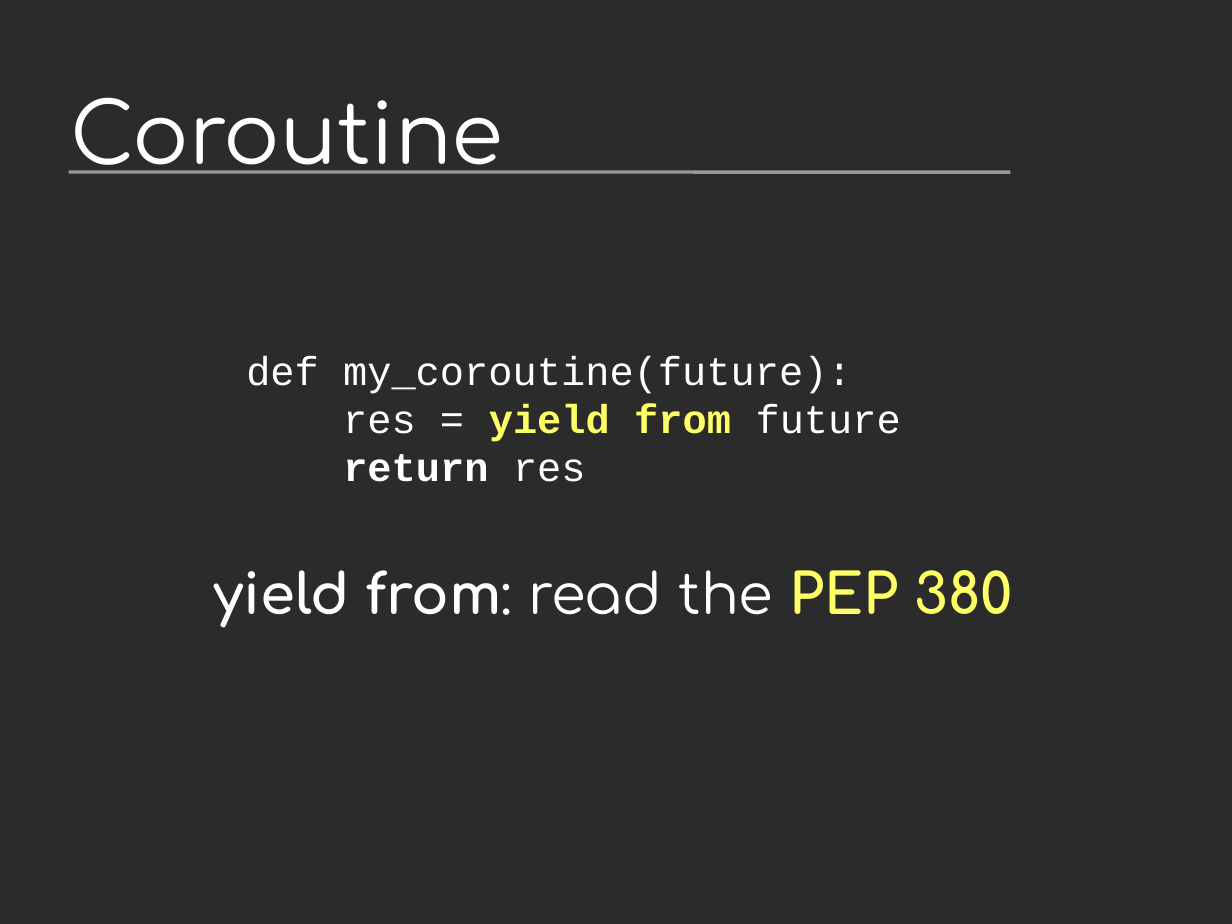
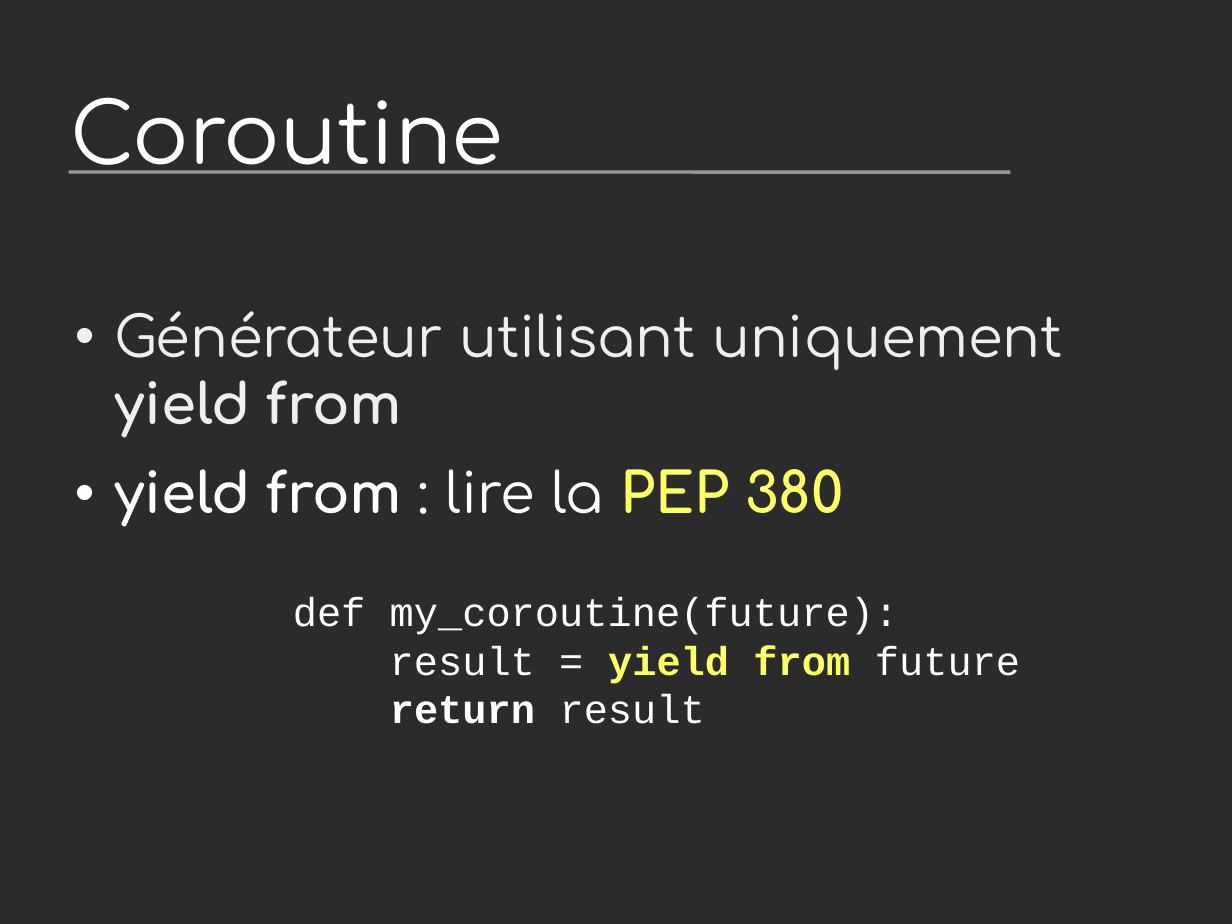
Before and after one commit to vstinner/talks, a slide deck: slide 30 of 2014-Pycon-Lyon/asyncio.odp (slide 28 before the commit). Drawn at 1232x924 pixels with LibreOffice and Linux fonts; fonts in the diff are those of the drawing; background and template pictures are left out; a plain dark background stands for a picture behind light text. Boxes give left, top, right and bottom in pixels: in the first picture for what was removed or moved away, otherwise in the second. Text is boxed around its words. In the diff, an @@ line names an element or a change of style, - is before the commit and + after.

```diff
--- a/2014-Pycon-Lyon/asyncio.odp
+++ b/2014-Pycon-Lyon/asyncio.odp
@@ text added at (x1=114, y1=311, x2=1063, y2=527), 36 pt, text #EEEFF0 @@
+• Générateur utilisant uniquement yield from
+• yield from : lire la PEP 380
@@ text removed at (x1=214, y1=570, x2=1013, y2=628) @@
-yield from: read the PEP 380
@@ text "def my_coroutine(future):" moved from (x1=246, y1=356, x2=901, y2=482) to (x1=293, y1=597, x2=1020, y2=724) @@
@@ text at (x1=390, y1=646, x2=1020, y2=724): text changed; bold off @@
-res = yield from future
-return res
+result = yield from future
+return result
```
Also in this commit, not shown: 13 other slides changed, 32 slides added, 18 slides removed, 11 other files.
